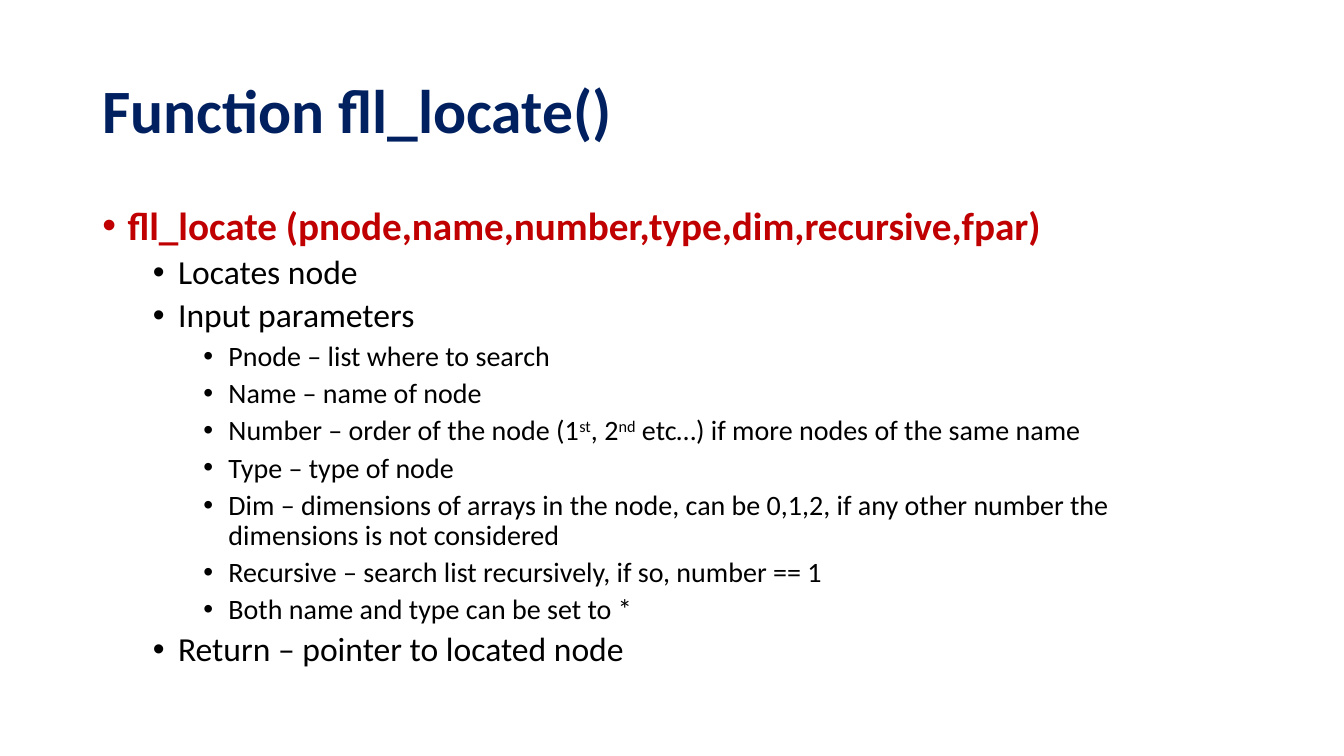
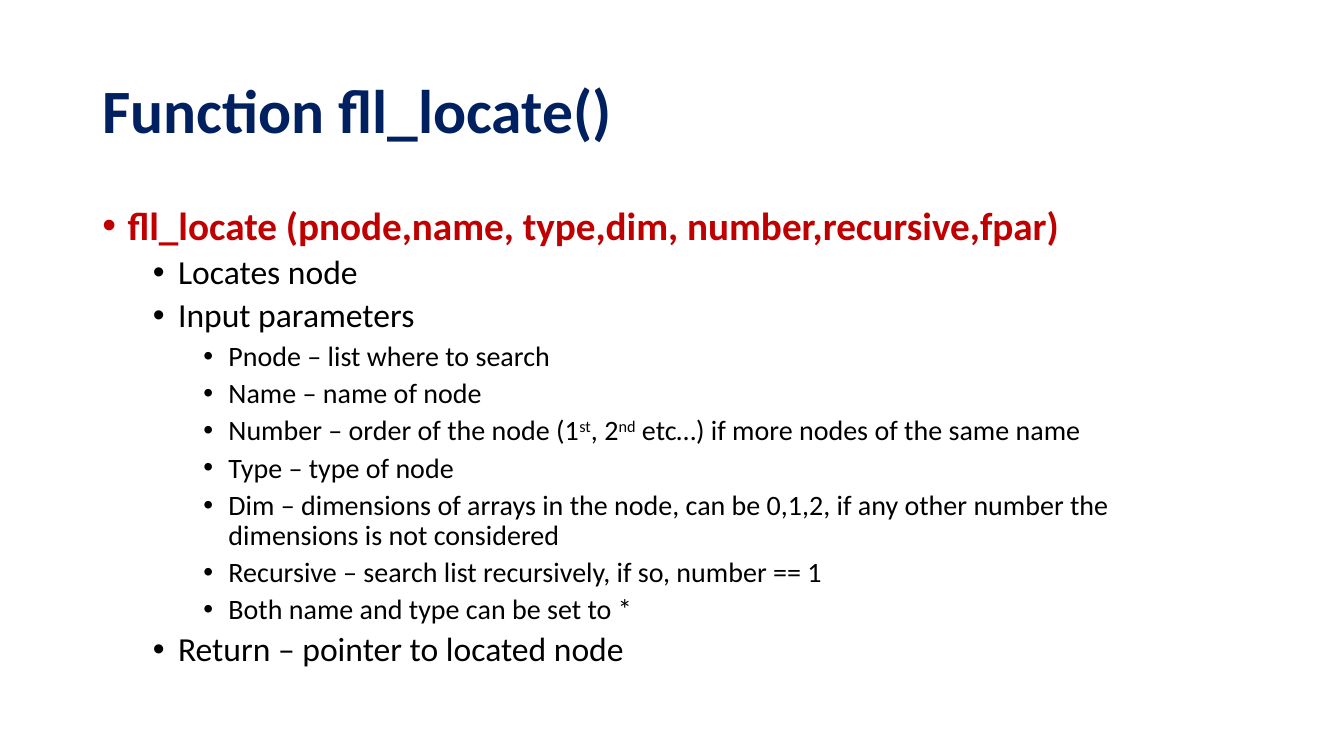
Before and after one commit to ZedThree/fort_depend.py, a slide deck: slide 11 of fll–FortranLinkedListLibrary.pptx (slide 10 before the commit). Drawn at 1344x756 pixels with LibreOffice and Linux fonts; fonts in the diff are those of the drawing. Boxes give left, top, right and bottom in pixels: in the first picture for what was removed or moved away, otherwise in the second. Text is boxed around its words. In the diff, an @@ line names an element or a change of style, - is before the commit and + after.

```diff
--- a/fll–FortranLinkedListLibrary.pptx
+++ b/fll–FortranLinkedListLibrary.pptx
@@ text at <box>128,211,1059,246</box>: text changed @@
-• fll_locate (pnode,name,number,type,dim,recursive,fpar)
+• fll_locate (pnode,name, type,dim, number,recursive,fpar)
```
Also in this commit, not shown: 15 other slides changed, 4 slides added, 1 other file.
